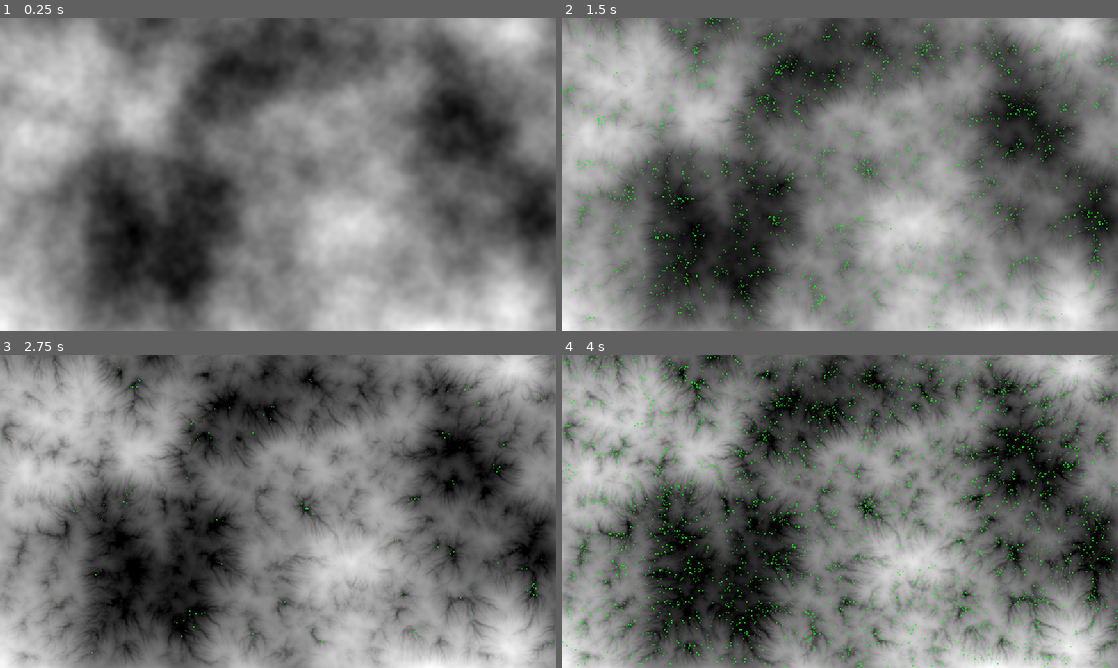
Above: before the commit, frames 1-4 (two rows, left to right).
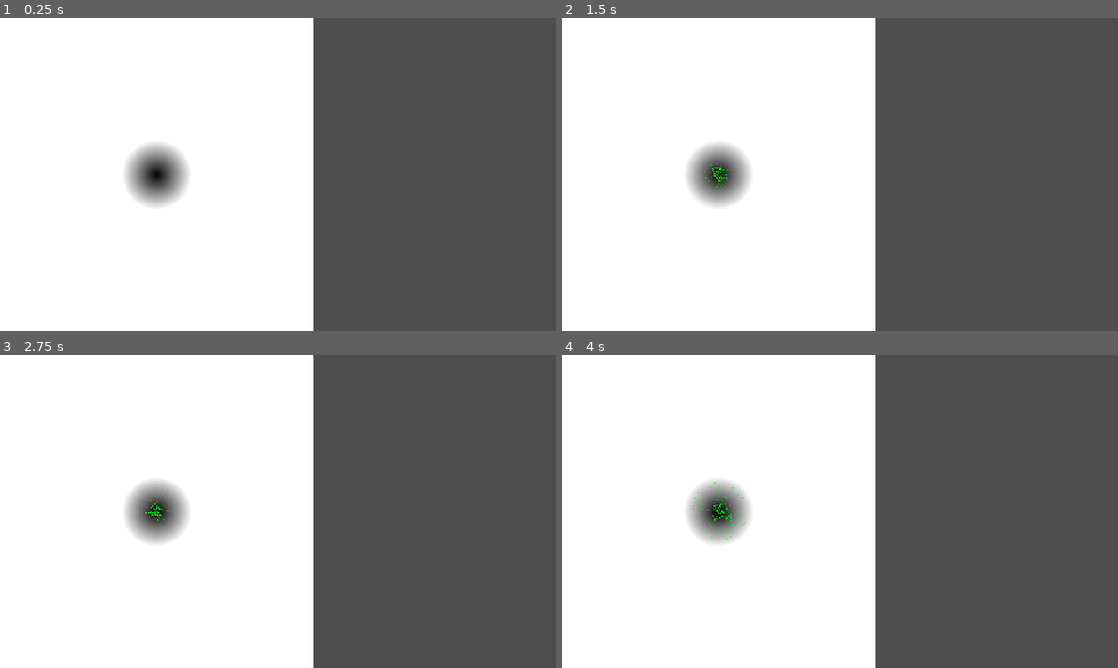
Above: after the commit, the same moments.

Repository: Dams4K/Tipe
Game: Godot game, scene res://move/viewer.tscn
Same seed, same stepped clock (60 frames per second), same inputs: the game is played once before the commit and once after it.
Inputs (mouse positions are in pixels of both pictures, inside the frame that each line leads up to):
- Up to frame 1 (0.25 s): no input
- Up to frame 2 (1.5 s): tap Enter at 0.5 s; move the mouse to (962, 158) at 0.52 s; click (962, 158) at 0.67 s; tap Space at 0.77 s; move the mouse to (728, 190) at 1.27 s; hold S from 1.28 s (still down)
- Up to frame 3 (2.75 s): tap Space at 1.52 s; move the mouse to (333, 442) at 2.02 s; release S at 2.03 s
- Up to frame 4 (4 s): move the mouse to (812, 574) at 2.77 s; click (812, 574) at 2.92 s; tap Space at 3.02, 3.77 s; move the mouse to (1006, 558) at 3.52 s; hold S from 3.53 s (still down)

The runs differ from the first frame. In frame 1, 89% of the frame differs, in the area x 0-100%, y 0-100%; in frame 2, 89%; in frame 3, 89%; in frame 4, 89%.

Commit message:
depose at 4 corners

Diff:
--- a/move/canvas.gd
+++ b/move/canvas.gd
@@ -11,7 +11,8 @@
 
 func _ready() -> void:
 	randomize()
-	await base_texture.changed
+	#await base_texture.changed
+
 	var movements_image = Image.create(base_texture.get_width(), base_texture.get_height(), false, Image.FORMAT_RGBA8)
 	var movements_image_texture: ImageTexture = ImageTexture.create_from_image(movements_image)
 
@@ -19,7 +20,7 @@
 	Droplet.image = base_texture.get_image()
 	movements.texture = movements_image_texture
 
-	Droplet.generate_weights(2)
+	Droplet.generate_weights(0)
 
 	timer.timeout.connect(update)
 
@@ -44,7 +45,7 @@
 				droplets.append(droplet)
 			total_droplets += N
 		elif event.keycode == KEY_S:
-			texture.get_image().save_jpg("res://results/after_%s_droplets.jpg" % total_droplets, 0.95)
+			texture.get_image().save_jpg("res://results/after_%s_droplets.jpg" % total_droplets, 1.0)
 
 func update():
 	var q = len(droplets)
--- a/move/droplet.gd
+++ b/move/droplet.gd
@@ -151,11 +151,28 @@
 	#image.set_pixelv(old_position, Color(eroded_amount, eroded_amount, eroded_amount))
 
 func depose(amount: float, old_position: Vector2):
-	var previous_amount = image.get_pixelv(old_position).r
+	var uv: Vector2 = old_position - Vector2(Vector2i(old_position))
+
+	var xy = Vector2i(old_position)
+	var x1y = Vector2i(old_position) + Vector2i.RIGHT
+	var xy1 = Vector2i(old_position) + Vector2i.DOWN
+	var x1y1 = Vector2i(old_position) + Vector2i.RIGHT + Vector2i.DOWN
+
+	var xy_amount = amount * (1 - uv.x) * (1 - uv.y)
+	var x1y_amount = amount * uv.x * (1 - uv.y)
+	var xy1_amount = amount * (1 - uv.x) * uv.y
+	var x1y1_amount = amount * uv.x * uv.y
+
+	depose_pixel(xy, xy_amount)
+	depose_pixel(x1y, x1y_amount)
+	depose_pixel(xy1, xy1_amount)
+	depose_pixel(x1y1, x1y1_amount)
+
+func depose_pixel(pixel_pos: Vector2i, amount: float):
+	var previous_amount = image.get_pixelv(pixel_pos).r
 	var deposed_amount = min(1.0, previous_amount + amount)
 	sediment -= amount
-	image.set_pixelv(old_position, Color(deposed_amount, deposed_amount, deposed_amount))
-
+	image.set_pixelv(pixel_pos, Color(deposed_amount, deposed_amount, deposed_amount, 1.0))
 
 func out_of_bounds() -> bool:
 	return position.x < 0 or position.y < 0 or position.x >= image.get_width()-1 or position.y >= image.get_height()-1
--- a/move/viewer.tscn
+++ b/move/viewer.tscn
@@ -3,14 +3,17 @@
 [ext_resource type="Script" uid="uid://b1wv0d5umfkew" path="res://move/viewer.gd" id="1_pr5dc"]
 [ext_resource type="Script" uid="uid://cyrd3ld6bnjje" path="res://move/canvas.gd" id="2_44i43"]
 
-[sub_resource type="FastNoiseLite" id="FastNoiseLite_44i43"]
-frequency = 0.0022
+[sub_resource type="Gradient" id="Gradient_44i43"]
+offsets = PackedFloat32Array(0, 0.279221)
 
-[sub_resource type="NoiseTexture2D" id="NoiseTexture2D_47aj1"]
-width = 1152
+[sub_resource type="GradientTexture2D" id="GradientTexture2D_47aj1"]
+gradient = SubResource("Gradient_44i43")
+width = 648
 height = 648
-generate_mipmaps = false
-noise = SubResource("FastNoiseLite_44i43")
+fill = 1
+fill_from = Vector2(0.5, 0.5)
+fill_to = Vector2(0.9, 0.5)
+metadata/_snap_enabled = true
 
 [node name="Viewer" type="Node2D"]
 script = ExtResource("1_pr5dc")
@@ -20,7 +23,7 @@
 script = ExtResource("2_44i43")
 timer = NodePath("../Timer")
 movements = NodePath("../Movements")
-base_texture = SubResource("NoiseTexture2D_47aj1")
+base_texture = SubResource("GradientTexture2D_47aj1")
 
 [node name="Movements" type="Sprite2D" parent="."]
 centered = false
Binary file added: results/after_0_droplets.jpg
Not shown, added: results/after_0_droplets.jpg.import
Binary file added: results/after_1320000_droplets.jpg
Not shown, added: results/after_1320000_droplets.jpg.import
Binary file removed: results/after_70001_droplets.jpg
Binary file added: results/after_730000_droplets.jpg
Not shown, added: results/after_730000_droplets.jpg.import
